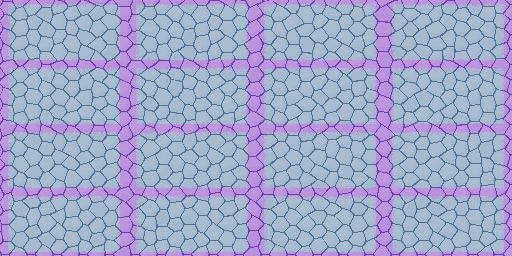
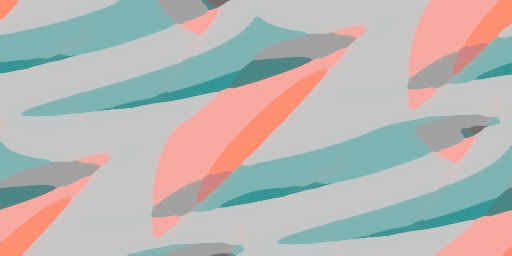
Two versions of the same layered image (512 x 256). Layer-by-layer changes:
"line_layer #3": blend soft light → normal, painted on it over <box>0,0,512,256</box>
hid "line_layer #5" over <box>0,0,512,256</box>
